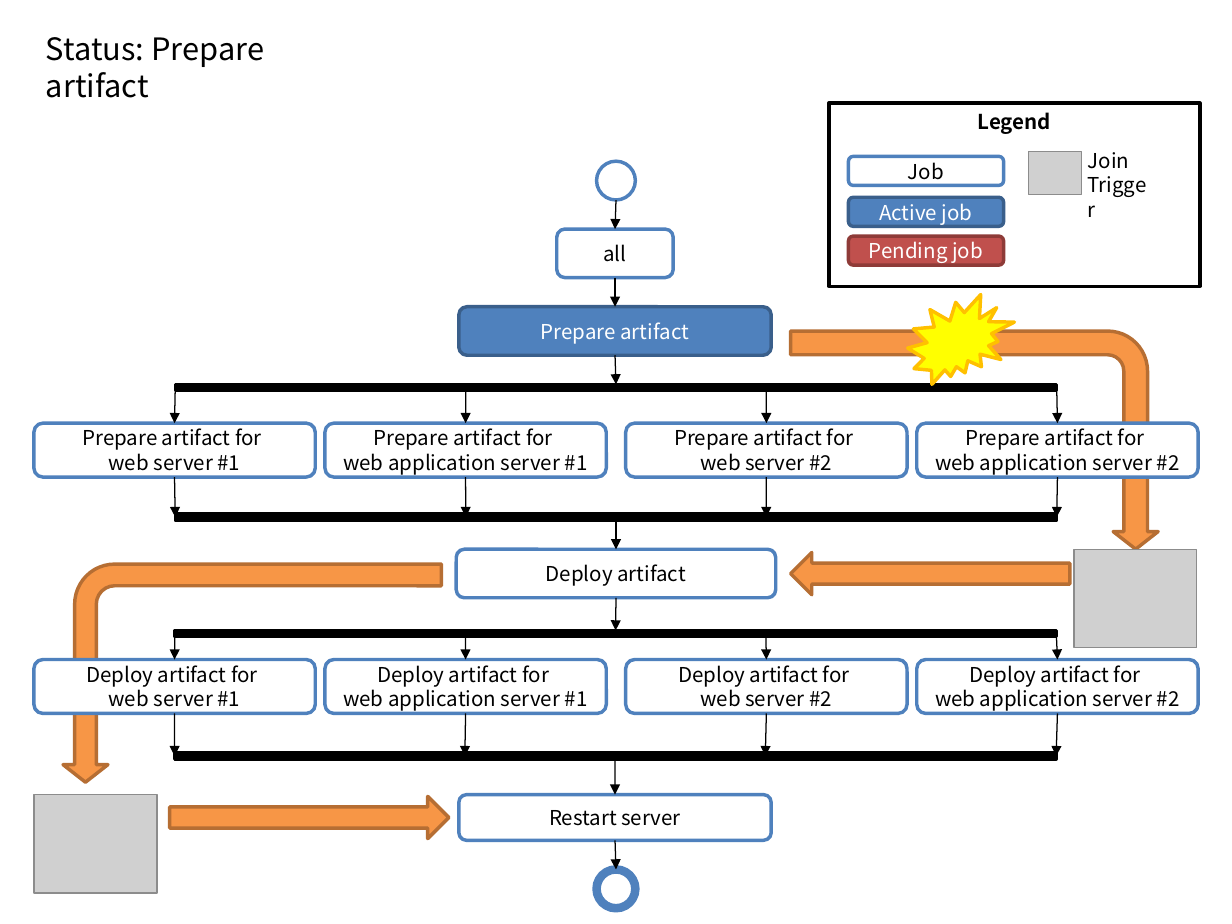
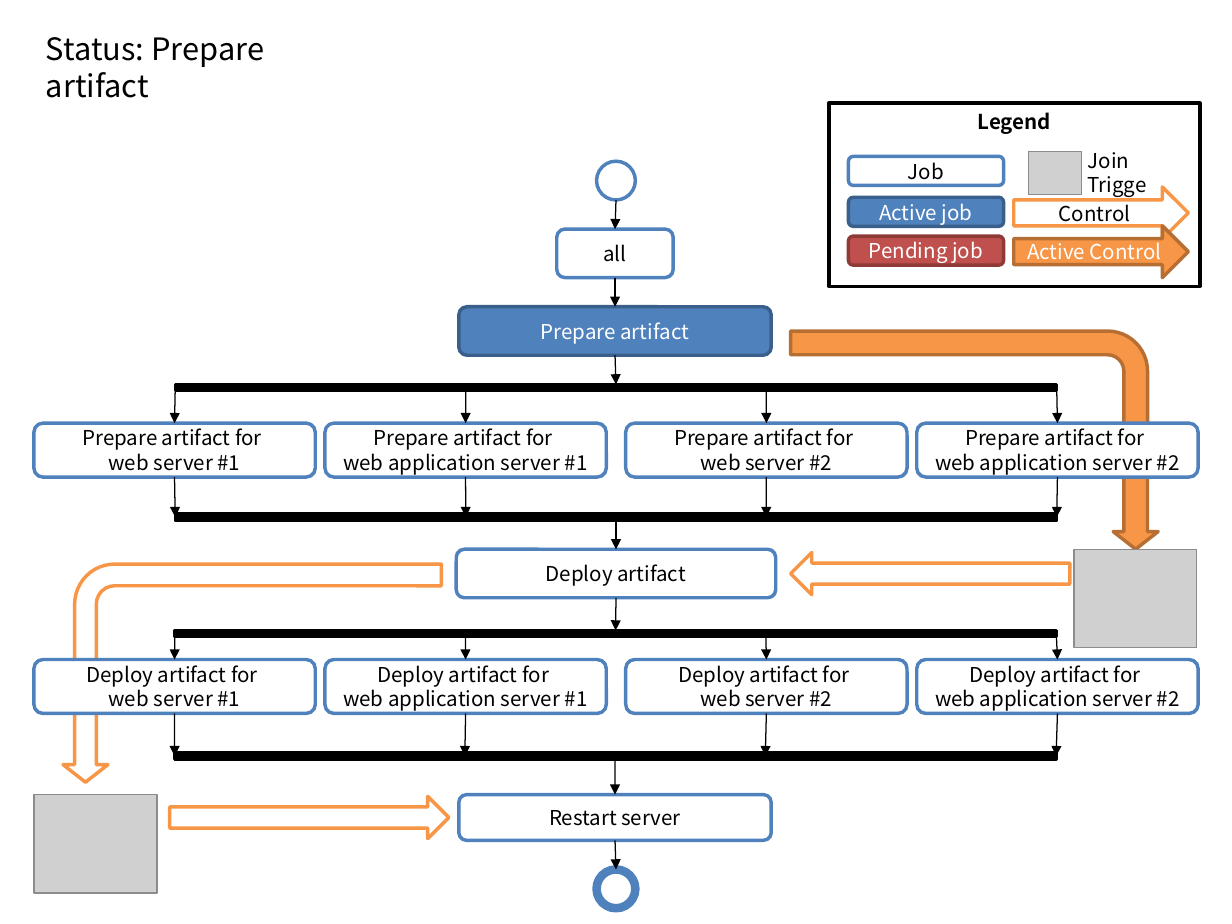
Before and after one commit to kwbaek/codelabor, a slide deck: slide 2 of documentation/draft/ci-environment/join.pptx. Drawn at 1232x924 pixels with LibreOffice and Linux fonts; fonts in the diff are those of the drawing; grey boxes stand for pictures. Boxes give left, top, right and bottom in pixels: in the first picture for what was removed or moved away, otherwise in the second. Text is boxed around its words. In the diff, an @@ line names an element or a change of style, - is before the commit and + after.

```diff
--- a/documentation/draft/ci-environment/join.pptx
+++ b/documentation/draft/ci-environment/join.pptx
@@ right arrow added at <box>1014,187,1189,239</box>, fill #FFFFFF, outline #F79646 2 pt, 12 pt, text #000000 @@
+Control
@@ right arrow added at <box>1014,225,1189,277</box>, fill #F79646, outline #B76F34 2 pt, 12 pt, text #FFFFFF @@
+Active Control
@@ irregular seal removed at <box>908,294,1015,384</box> @@
@@ fill #F79646 to #FFFFFF; outline #B76F34 2 pt to #F79646 2 pt in 3 elements at <box>63,564,441,782</box>, <box>170,796,450,838</box>, <box>791,552,1071,594</box> @@
```
Also in this commit, not shown: 7 other slides changed.
